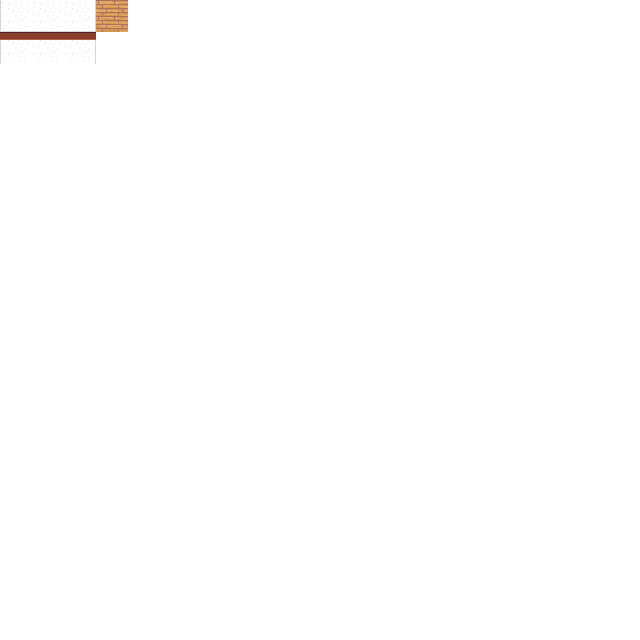
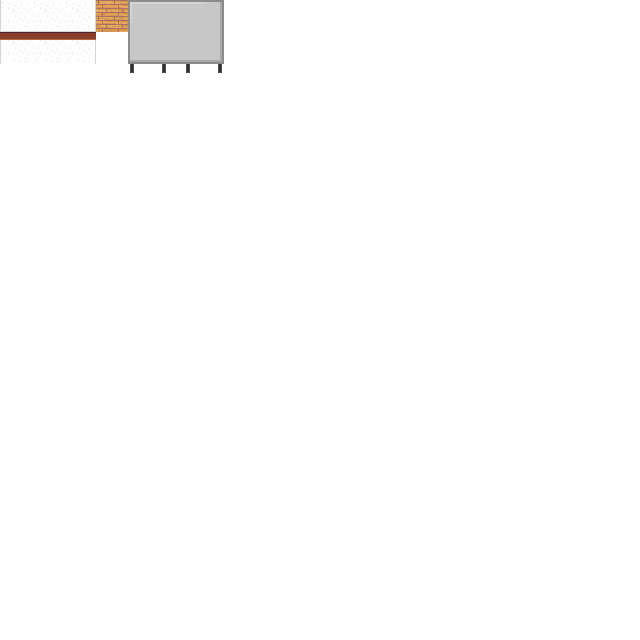
Layers edited between the first and the second (640, 640) image:
painted on "Ebene" over [128, 0, 224, 73]
